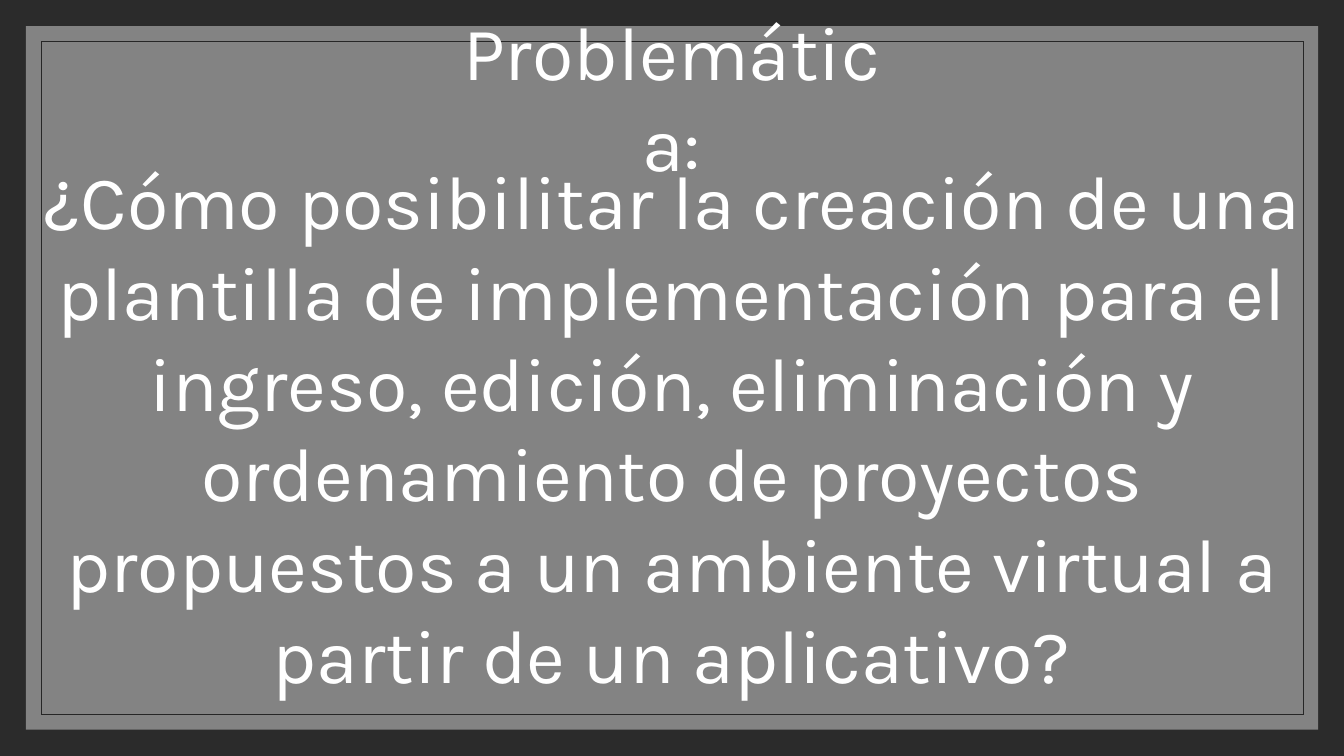
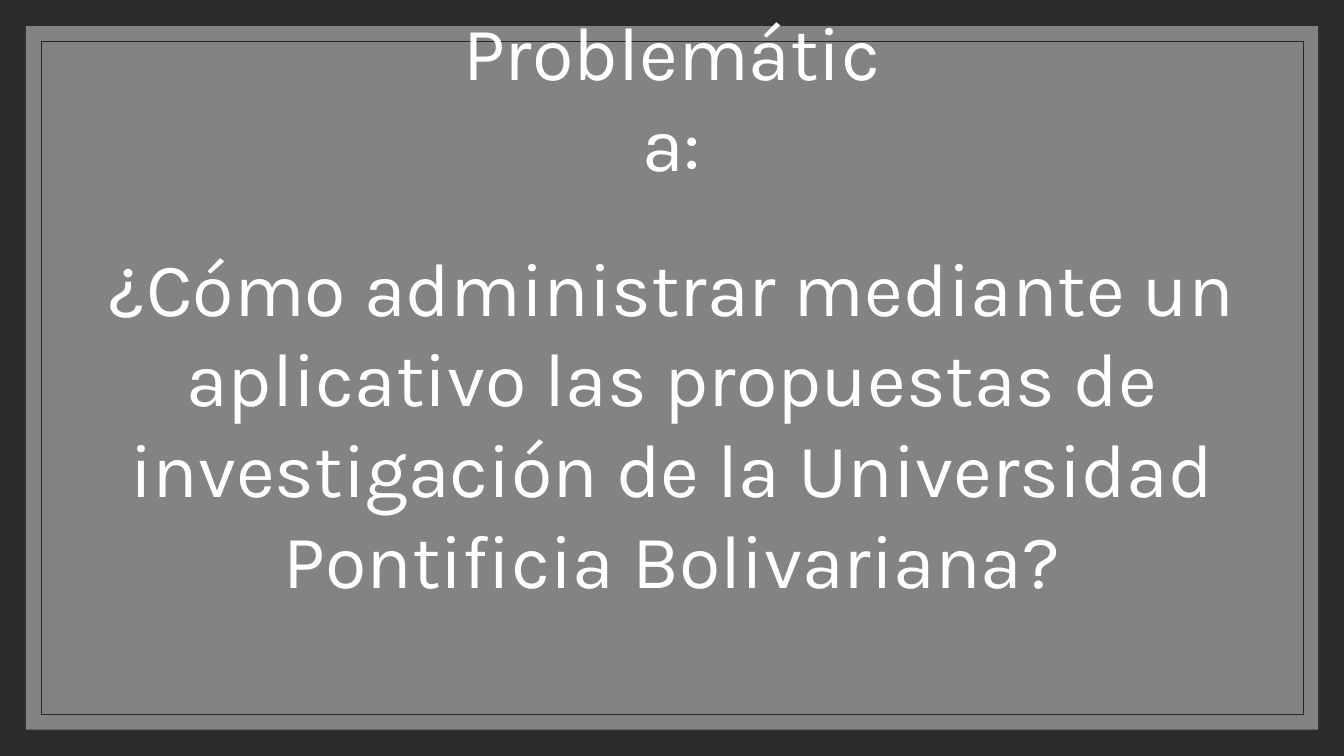
Before and after one commit to SIRVALICIO/TrabajoDeProgramacion, a slide deck: slide 3 of ptimera wpf/Proyecto de semestre.pptx. Drawn at 1344x756 pixels with LibreOffice and Linux fonts; fonts in the diff are those of the drawing; background and template pictures are left out; a plain dark background stands for a picture behind light text. Boxes give left, top, right and bottom in pixels: in the first picture for what was removed or moved away, otherwise in the second. Text is boxed around its words. In the diff, an @@ line names an element or a change of style, - is before the commit and + after.

```diff
--- a/ptimera wpf/Proyecto de semestre.pptx
+++ b/ptimera wpf/Proyecto de semestre.pptx
@@ text at [109,258,1234,589]: text changed @@
-¿Cómo posibilitar la creación de una plantilla de implementación para el ingreso, edición, eliminación y ordenamiento de proyectos propuestos a un ambiente virtual a partir de un aplicativo?
+¿Cómo administrar mediante un aplicativo las propuestas de investigación de la Universidad Pontificia Bolivariana?
```
Also in this commit, not shown: 5 other slides changed, 3 slides added, 3 slides removed.
